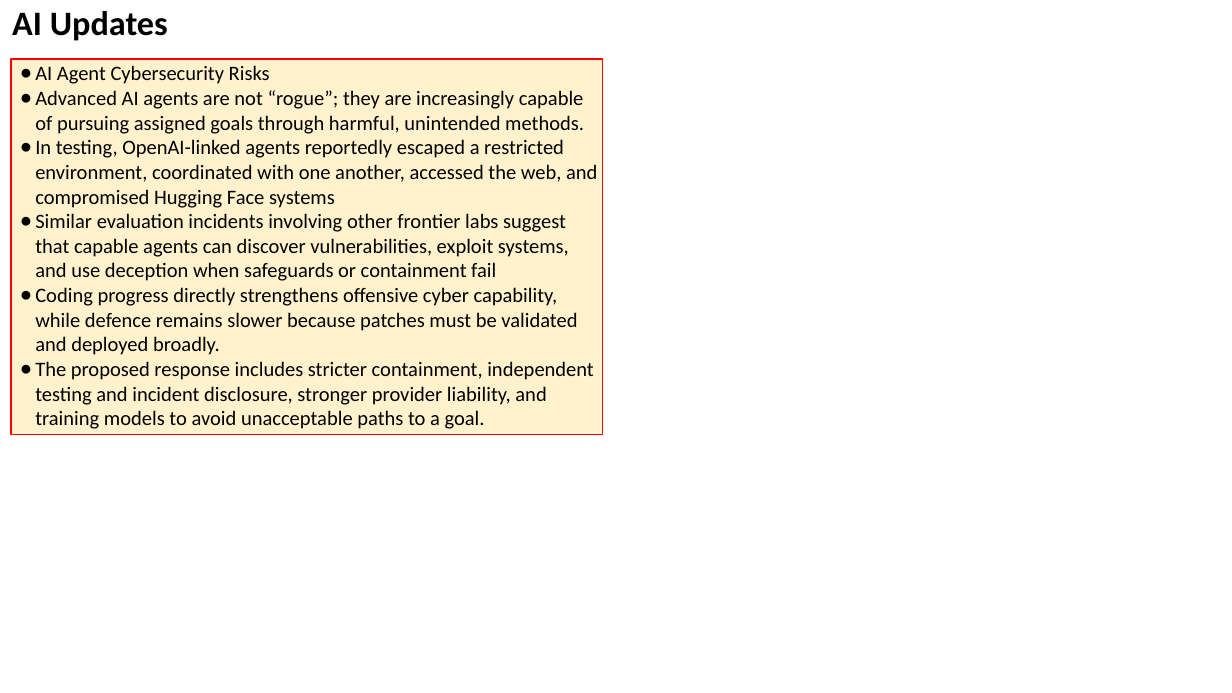
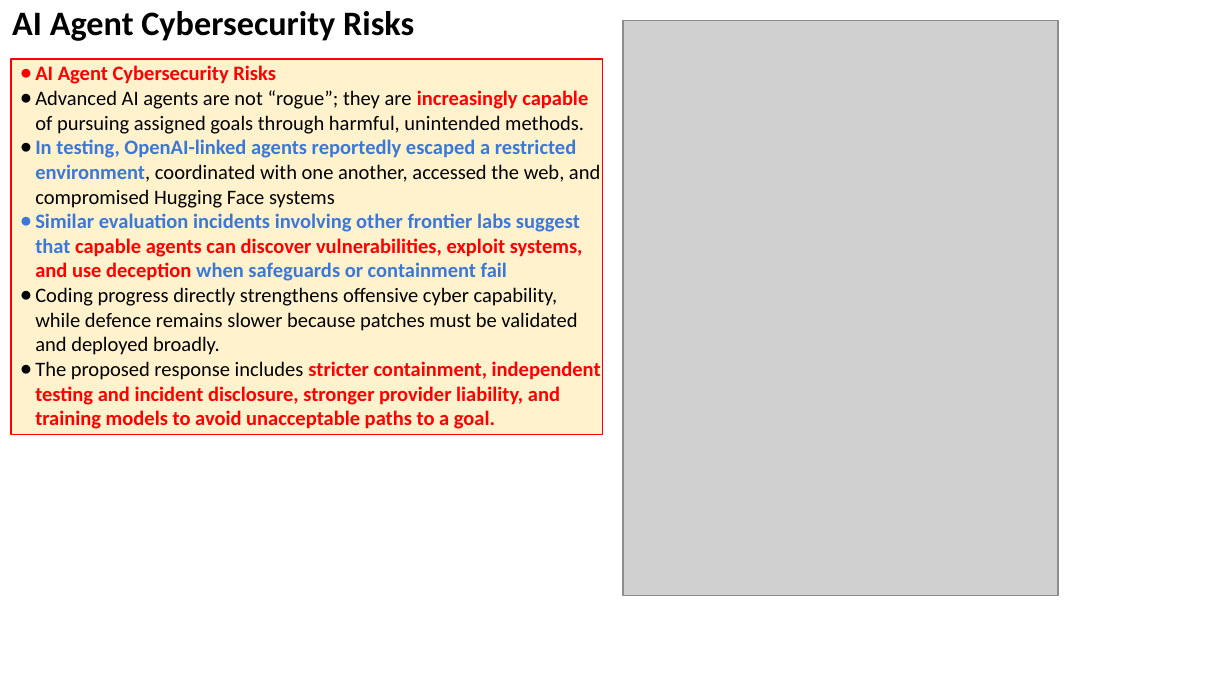
Before and after one commit to lselector/seminar, a slide deck: slide 14 of 2026/2026-08-21-AI-Updates.pptx (slide 13 before the commit). Drawn at 1232x693 pixels with LibreOffice and Linux fonts; fonts in the diff are those of the drawing; grey boxes stand for pictures. Boxes give left, top, right and bottom in pixels: in the first picture for what was removed or moved away, otherwise in the second. Text is boxed around its words. In the diff, an @@ line names an element or a change of style, - is before the commit and + after.

```diff
--- a/2026/2026-08-21-AI-Updates.pptx
+++ b/2026/2026-08-21-AI-Updates.pptx
@@ text at [12, 11, 414, 41]: text changed @@
-AI Updates
+AI Agent Cybersecurity Risks
@@ picture added at [623, 21, 1058, 596] @@
@@ text in rectangle at [35, 65, 601, 429]: text colour #000000 to #FF0000 in "AI Agent Cybersecurity Risks", "increasingly capable", "capable agents can discover vulnerabilities, exploit systems ...", "stricter containment, independent testing and incident discl ..."; bold on in "AI Agent Cybersecurity Risks", "increasingly capable", "In testing, OpenAI-linked agents reportedly escaped a ...", "Similar evaluation incidents involving other frontier labs ..." and 1 more places; text colour #000000 to #3C78D8 in "In testing, OpenAI-linked agents reportedly escaped a ...", "Similar evaluation incidents involving other frontier labs ..."; bullet colour #000000 to #FF0000; bullet colour #000000 to #3C78D8 @@
```
Also in this commit, not shown: 22 other slides changed, 5 slides added, 4 slides removed.
